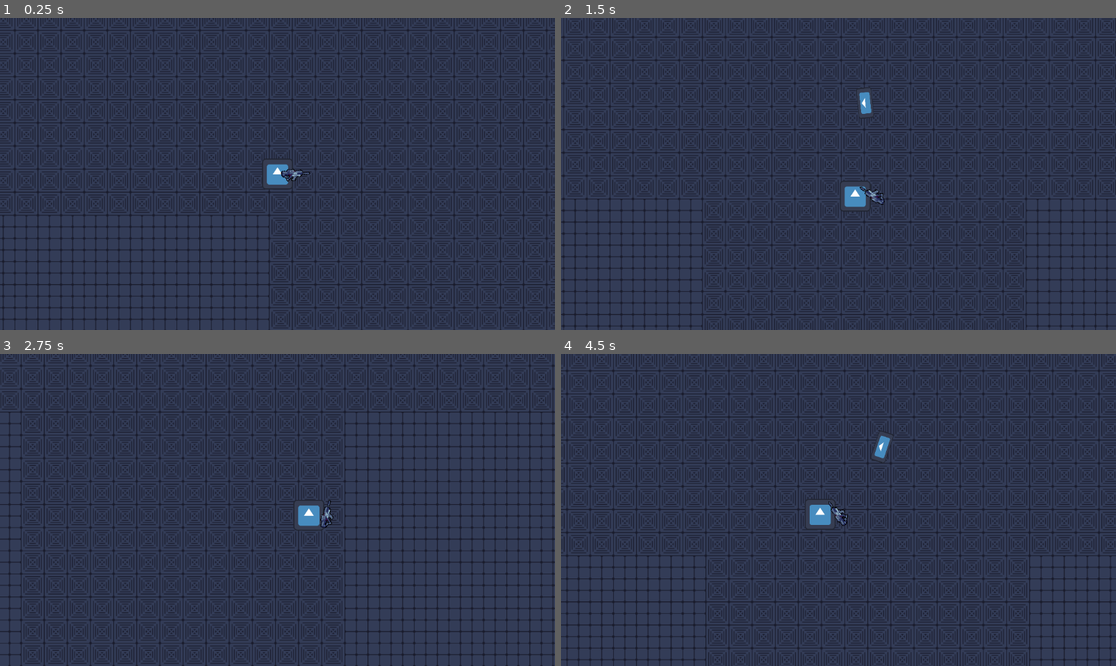
Above: before the commit, frames 1-4 (two rows, left to right).
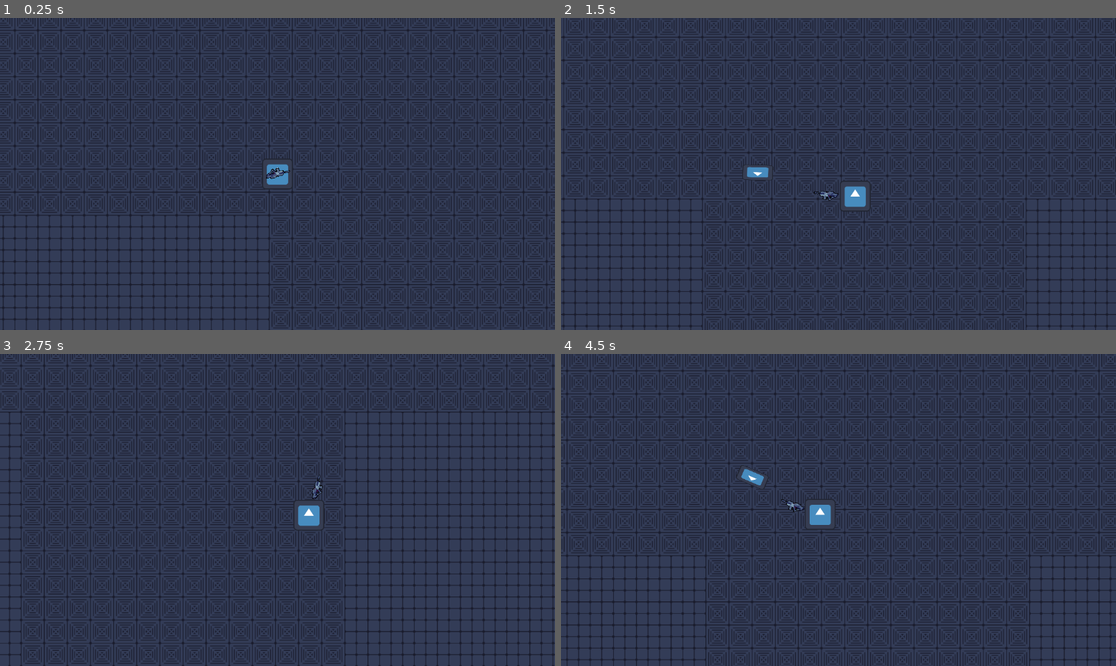
Above: after the commit, the same moments.

Repository: PieIsSpy/Scrapheap
Game: Godot game, scene res://scenes/arena.tscn
Two runs of this game, one before a commit and one after it. Both use one fixed random seed, a clock stepped at 60 frames per second and the inputs below. The engine's default icon, where the game draws it, is replaced by a stand-in: a white triangle on a blue panel in a dark square.
Inputs (mouse positions are in pixels of both pictures, inside the frame that each line leads up to):
- Up to frame 1 (0.25 s): no input
- Up to frame 2 (1.5 s): move the mouse to (960, 158) at 0.52 s; hold D (Right) 0.53-1.28 s; click (960, 158) at 0.6 s; move the mouse to (727, 189) at 1.27 s; hold S (Down) from 1.28 s (still down); click (727, 189) at 1.35 s
- Up to frame 3 (2.75 s): move the mouse to (333, 441) at 2.02 s; release S (Down) at 2.03 s; hold D (Right) from 2.03 s (still down); click (333, 441) at 2.1 s
- Up to frame 4 (4.5 s): move the mouse to (810, 572) at 2.77 s; release D (Right) at 2.78 s; hold W (Up) 2.78-3.53 s; click (810, 572) at 2.85 s; move the mouse to (1005, 556) at 3.52 s; hold A (Left) from 3.53 s (still down); click (1005, 556) at 3.6 s; move the mouse to (672, 463) at 4.27 s; click (672, 463) at 4.35 s

The runs differ from the first frame. In frame 1, 0.2% of the frame differs, in the area x 47-56%, y 47-53%; in frame 2, 0.5%, in the area x 32-59%, y 22-60%; in frame 3, 0.2%; in frame 4, 0.5%.

Commit message:
feat: made the gun follow the mouse

Diff:
--- a/entities/player/player.gd
+++ b/entities/player/player.gd
@@ -1,14 +1,18 @@
 extends CharacterBody2D
 
-@onready var gun = $Gun
-@onready var RotationOffset: Node2D = $Gun/RotationOffset
-@onready var SpriteShadow: Sprite2D = $Gun/RotationOffset/Sprite2D/shadow
+@onready var Gun = $Gun
+@onready var PivotMarker: Marker2D = $PivotMarker
 
 @export var speed = 400
 
 func _process(delta: float) -> void:
-	RotationOffset.rotation = lerp_angle(RotationOffset.rotation, (get_global_mouse_position() - global_position).angle(), 6.5 * delta)
-	SpriteShadow.position = Vector2(-2, 2).rotated(-RotationOffset.rotation)
+	var mouse_dir := PivotMarker.global_position.direction_to(get_global_mouse_position())
+	Gun.global_position = PivotMarker.global_position + mouse_dir * 60
+
+	Gun.scale.y = 1 if mouse_dir.x > 0 else -1
+
+	Gun.look_at(get_global_mouse_position())
+	Gun.rotate(deg_to_rad(30 if mouse_dir.x > 0 else -30))
 
 func get_input():
 	var input_direction = Input.get_vector("Left", "Right", "Up", "Down")
--- a/entities/player/player.tscn
+++ b/entities/player/player.tscn
@@ -24,3 +24,5 @@
 position = Vector2(36, -0.9999981)
 scale = Vector2(1.5, 1.5)
 metadata/IS_PLAYER = true
+
+[node name="PivotMarker" type="Marker2D" parent="." unique_id=2134836044]
